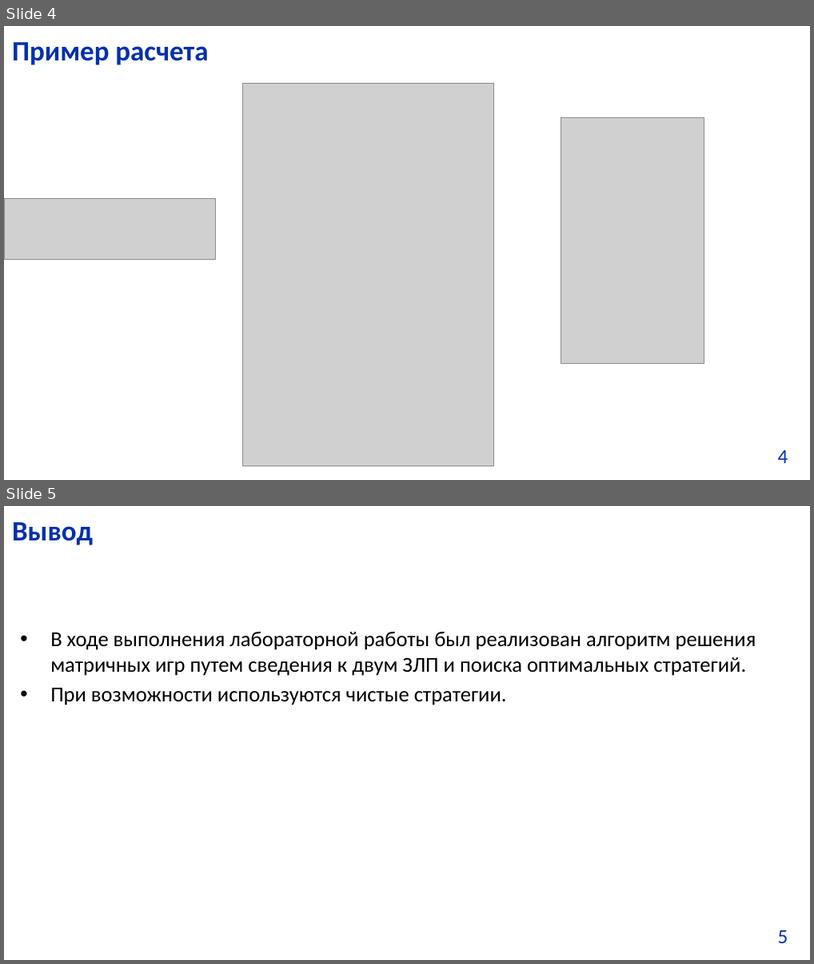
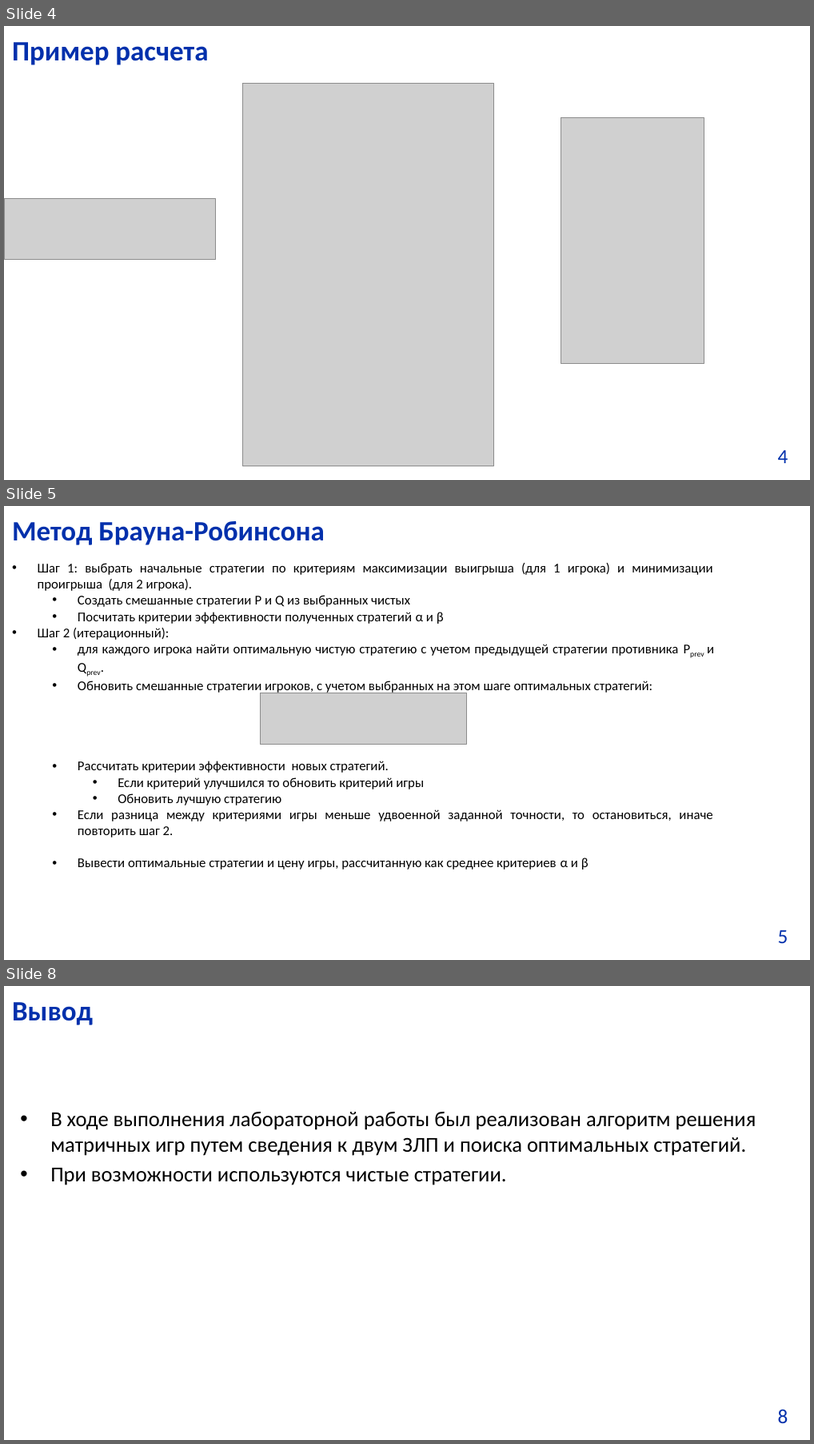
Before and after one commit to osad-dm/TPPRFN, a slide deck: Games/game.pptx. Shown one above the other, each under a label of ours: slides 4 and 5 before the commit, slides 4, 5 and 8 after it; the slides between them are not shown. The pictures are 814x964 and 814x1444 pixels, drawn with LibreOffice and Linux fonts; fonts in the diff are those of the drawing; grey boxes stand for pictures; background and template pictures are left out. Boxes give left, top, right and bottom in pixels: in the first picture for what was removed or moved away, otherwise in the second. Text is boxed around its words. In the diff, an @@ line names an element or a change of style, - is before the commit and + after.

```diff
--- a/Games/game.pptx
+++ b/Games/game.pptx
@@ slide 5 added at (4,506,810,960), background picture (left out); not listed: 1 template element that a slide beside it also shows @@
@@ title added at (12,521,324,545), 25 pt, text #0230AC, bold @@
+Метод Брауна-Робинсона
@@ text added at (38,563,714,869), 12 pt, text #000000 @@
+• Шаг 1: выбрать начальные стратегии по критериям максимизации выигрыша (для 1 игрока) и минимизации проигрыша (для 2 игрока).
+  • Создать смешанные стратегии P и Q из выбранных чистых
+  • Посчитать критерии эффективности полученных стратегий α и β
+• Шаг 2 (итерационный):
+  • для каждого игрока найти оптимальную чистую стратегию с учетом предыдущей стратегии противника Pprev и Qprev.
+  • Обновить смешанные стратегии игроков, с учетом выбранных на этом шаге оптимальных стратегий:
+  • Рассчитать критерии эффективности новых стратегий.
+    • Если критерий улучшился то обновить критерий игры
+    • Обновить лучшую стратегию
+  • Если разница между критериями игры меньше удвоенной заданной точности, то остановиться, иначе повторить шаг 2.
+  • Вывести оптимальные стратегии и цену игры, рассчитанную как среднее критериев α и β
@@ picture added at (261,693,467,744) @@
@@ what was slide 5 is now slide 8 @@
@@ page number at (778,1408,789,1423): text changed @@
-5
+8
```
Also in this commit, not shown: 1 slide changed, 2 other slides added.
